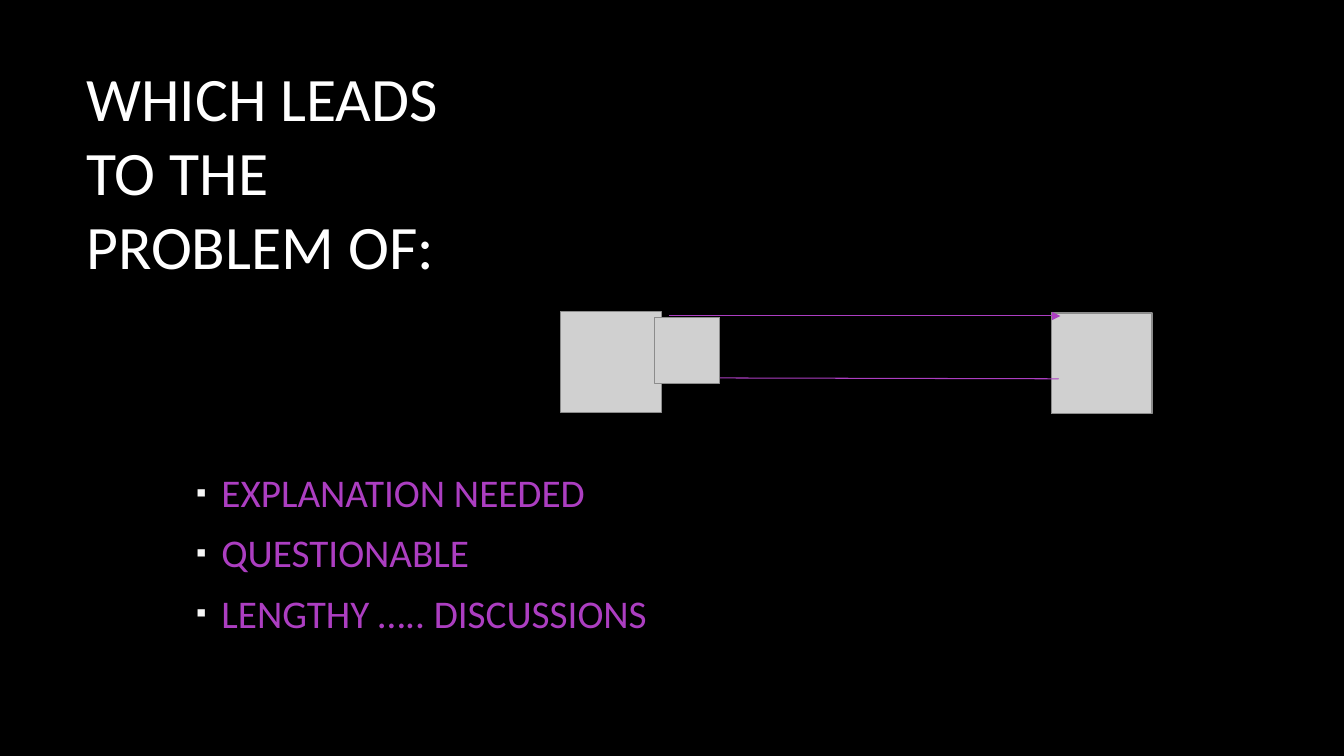
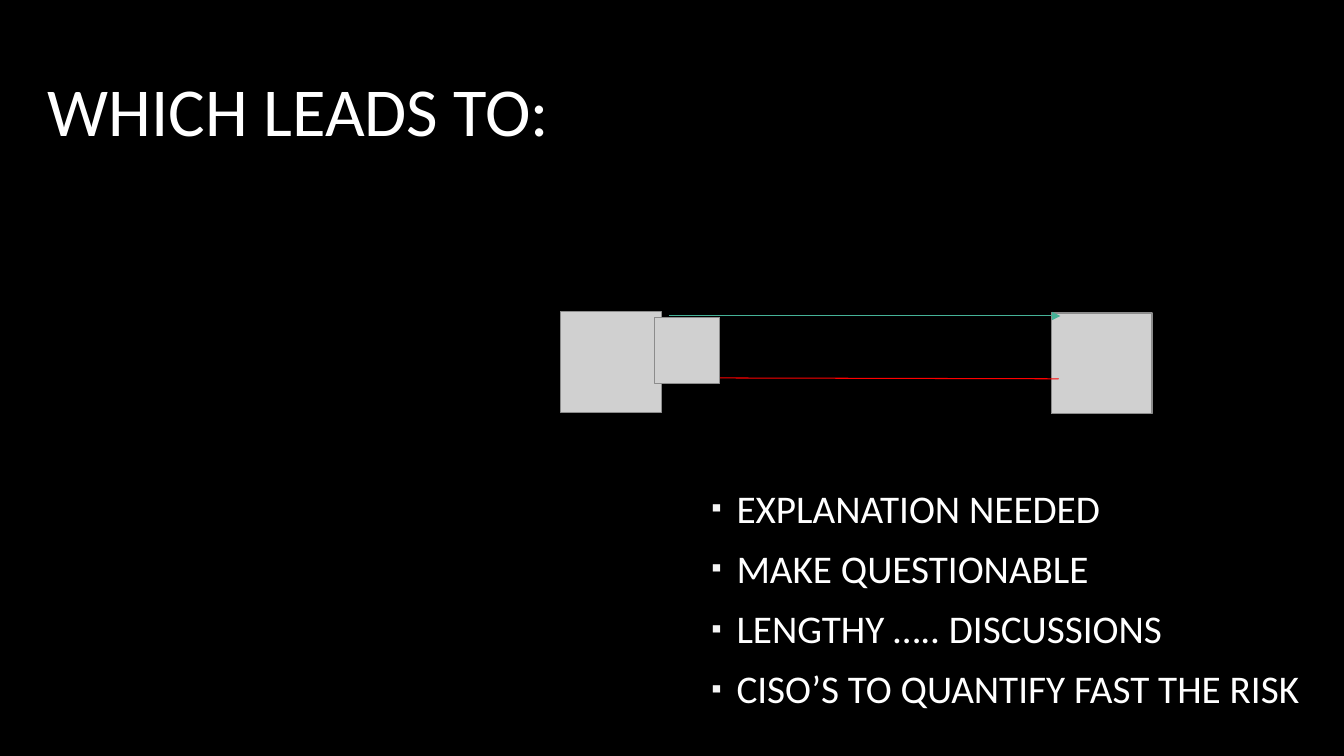
Before and after one commit to misge-dotcom/LSZ_2025, a slide deck: slide 3 of Cyber Risk from Theory to Practice LSZ2025.pptx. Drawn at 1344x756 pixels with LibreOffice and Linux fonts; fonts in the diff are those of the drawing; grey boxes stand for pictures; background and template pictures are left out. Boxes give left, top, right and bottom in pixels: in the first picture for what was removed or moved away, otherwise in the second. Text is boxed around its words. In the diff, an @@ line names an element or a change of style, - is before the commit and + after.

```diff
--- a/Cyber Risk from Theory to Practice LSZ2025.pptx
+++ b/Cyber Risk from Theory to Practice LSZ2025.pptx
@@ title at [48,91,549,137]: text changed; size 44.1 to 49 pt @@
-WHICH LEADS TO THE PROBLEM OF:
+WHICH LEADS TO:
@@ arrow (669, 316) - (1061, 316): stroke #AC3EC1 0.75 pt to #46B298 0.75 pt @@
@@ arrow (1059, 379) - (671, 378): stroke #AC3EC1 0.75 pt to #FF0000 0.75 pt @@
@@ text "EXPLANATION NEEDED": place and size @@
-text "EXPLANATION NEEDED" at [221,481,647,629]
+text "EXPLANATION NEEDED" at [737,497,1299,709]
@@ text at [737,497,1162,644]: text colour #AC3EC1 to #FFFFFF in "EXPLANATION NEEDED", "LENGTHY ….. DISCUSSIONS" @@
@@ text at [737,557,1089,589]: text changed; text colour #AC3EC1 to #FFFFFF @@
-▪ QUESTIONABLE
+▪ MAKE QUESTIONABLE
@@ text at [737,675,1299,709]: paragraph added @@
+▪ CISO’S TO QUANTIFY FAST THE RISK
```
Also in this commit, not shown: 8 other slides changed, 6 slides added, 5 slides removed.
